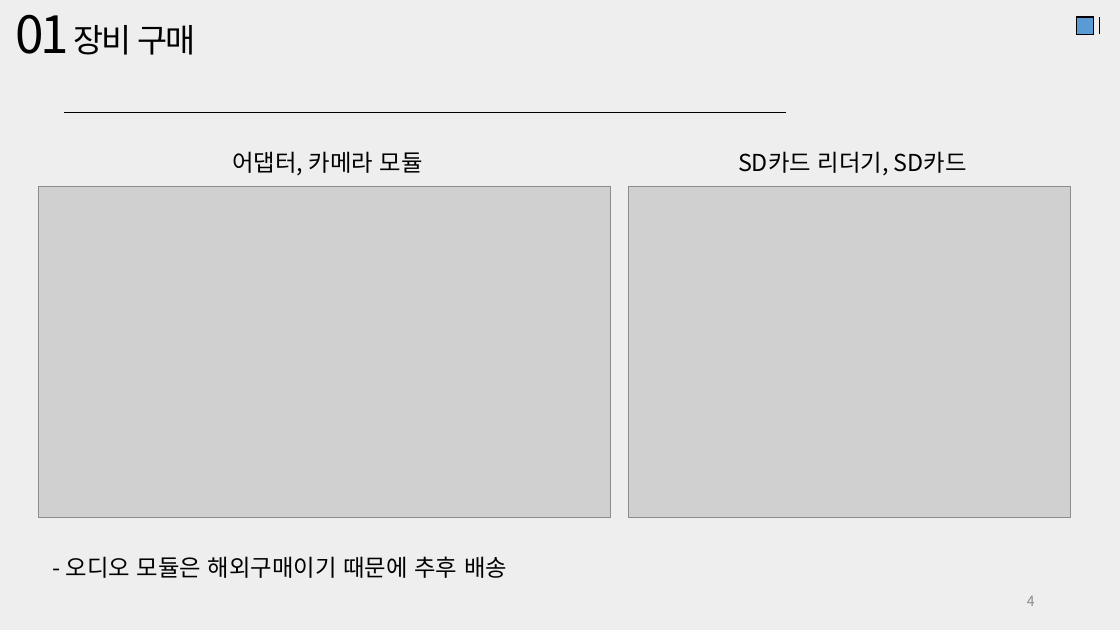
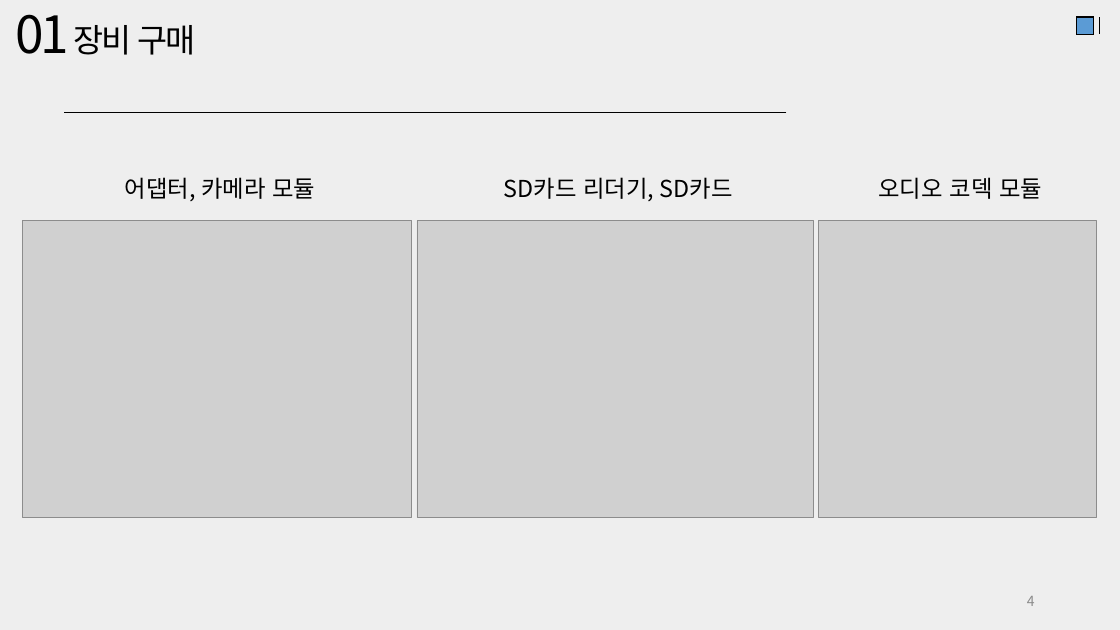
Before and after one commit to JaeHyung-Jung/UNDERDOG, a slide deck: slide 4 of 7주차/중간결과 발표자료.pptx. Drawn at 1120x630 pixels with LibreOffice and Linux fonts; fonts in the diff are those of the drawing; grey boxes stand for pictures. Boxes give left, top, right and bottom in pixels: in the first picture for what was removed or moved away, otherwise in the second. Text is boxed around its words. In the diff, an @@ line names an element or a change of style, - is before the commit and + after.

```diff
--- a/7주차/중간결과 발표자료.pptx
+++ b/7주차/중간결과 발표자료.pptx
@@ text "어댑터, 카메라 모듈": place and size @@
-text "어댑터, 카메라 모듈" at (232,151,423,175)
+text "어댑터, 카메라 모듈" at (125,177,315,201)
@@ text "SD카드 리더기, SD카드": place and size @@
-text "SD카드 리더기, SD카드" at (738,151,967,175)
+text "SD카드 리더기, SD카드" at (504,177,732,201)
@@ text added at (879,177,1042,199), 20 pt, text #000000 @@
+오디오 코덱 모듈
@@ picture: place and size @@
-picture at (38,187,610,518)
+picture at (22,221,411,518)
@@ picture: place and size @@
-picture at (629,187,1071,518)
+picture at (417,220,813,518)
@@ picture added at (819,220,1096,518) @@
@@ text removed at (66,556,507,578) @@
-- 오디오 모듈은 해외구매이기 때문에 추후 배송
```
Also in this commit, not shown: 1 other slide changed.
